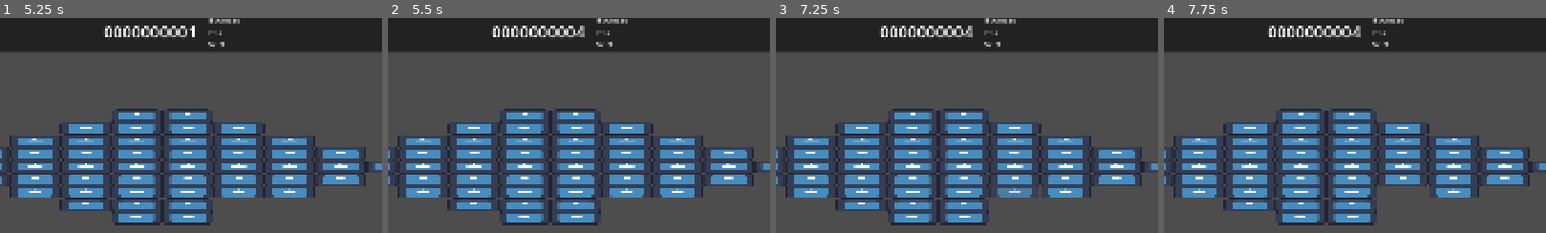
Above: before the commit, frames 1-4 (left to right).
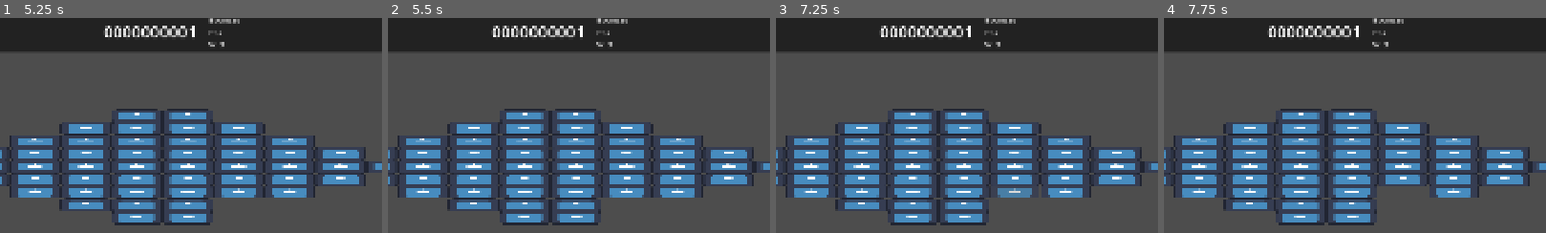
Above: after the commit, the same moments.

Repository: Fox-Alpha/BrickBreaker-MiniGame
Game: Godot game, scene res://scenes/game/main_game.tscn
The game is run twice, just before and just after one commit, with the same random seed, the same clock (stepped at 60 frames per second) and the same inputs. The engine's default icon, where the game draws it, is replaced by a stand-in: a white triangle on a blue panel in a dark square.
Inputs (mouse positions are % of the whole screen's width and height, from its top left):
- Up to frame 1 (5.25 s): move the mouse to (72, 45) at 0.52 s; hold D (p1_right) 0.53-1.25 s; click "RESET" at 1.25 s; move the mouse to (30, 55) at 2.02 s; hold A (p1_left) 2.03-2.78 s; move the mouse to (60, 28) at 2.77 s; hold D (p1_right) 2.78-4.28 s; move the mouse to (45, 70) at 3.52 s; move the mouse to (80, 65) at 4.27 s; hold A (p1_left) from 4.28 s (still down); move the mouse to (20, 35) at 5.02 s
- Up to frame 2 (5.5 s): keep holding A (p1_left)
- Up to frame 3 (7.25 s): move the mouse to (55, 50) at 5.77 s; move the mouse to (35, 25) at 6.52 s; release A (p1_left) at 6.53 s; hold D (p1_right) from 6.53 s (still down)
- Up to frame 4 (7.75 s): keep holding D (p1_right); move the mouse to (72, 45) at 7.27 s
The pictures show only the part of the screen within x 29-79%, y 1-51%; the shares and areas given below are measured in that part.

Frame 1 is identical in both runs. In frame 2, 0.1% of the frame differs, in the area x 49-52%, y 3-9%; in frame 3, 0.1%; in frame 4, 0.1%.

Commit message:
Chg: Child entered Signal per Code

Diff:
--- a/scenes/brick/brick.tscn
+++ b/scenes/brick/brick.tscn
@@ -35,6 +35,5 @@
 shape = SubResource("RectangleShape2D_k3dtg")
 debug_color = Color(0.6069139, 0.53630733, 0.19852418, 0.41960785)
 
-[connection signal="tree_entered" from="." to="." method="_on_tree_entered"]
 [connection signal="body_entered" from="BrickArea" to="." method="_on_brick_area_body_entered"]
 [connection signal="body_shape_entered" from="BrickArea" to="." method="_on_brick_area_body_shape_entered"]
--- a/scenes/brick/brick_claude_ai.gd
+++ b/scenes/brick/brick_claude_ai.gd
@@ -30,6 +30,7 @@
 	physics_material_override = physics_material
 
 	brick_destroyed.connect(_destroy, ConnectFlags.CONNECT_DEFERRED)
+	tree_entered.connect(_on_tree_entered, ConnectFlags.CONNECT_ONE_SHOT)
 
 
 func _on_tree_entered() -> void:
--- a/scenes/brickmap/brick_map.gd
+++ b/scenes/brickmap/brick_map.gd
@@ -94,3 +94,9 @@
 		_brickcount -= 1
 		get_tree().current_scene.Player_Score.emit( (node as Brick).hit_points)
 	pass # Replace with function body.
+
+
+func _on_tree_entered() -> void:
+	child_entered_tree.connect(_on_child_entered_tree, ConnectFlags.CONNECT_ONE_SHOT)
+	child_exiting_tree.connect(_on_child_exiting_tree, ConnectFlags.CONNECT_ONE_SHOT)
+	pass # Replace with function body.
--- a/scenes/brickmap/brick_map.tscn
+++ b/scenes/brickmap/brick_map.tscn
@@ -19,5 +19,4 @@
 
 [node name="WorldBoundarys" parent="." unique_id=1209013931 instance=ExtResource("3_s0olb")]
 
-[connection signal="child_entered_tree" from="." to="." method="_on_child_entered_tree"]
-[connection signal="child_exiting_tree" from="." to="." method="_on_child_exiting_tree"]
+[connection signal="tree_entered" from="." to="." method="_on_tree_entered"]
